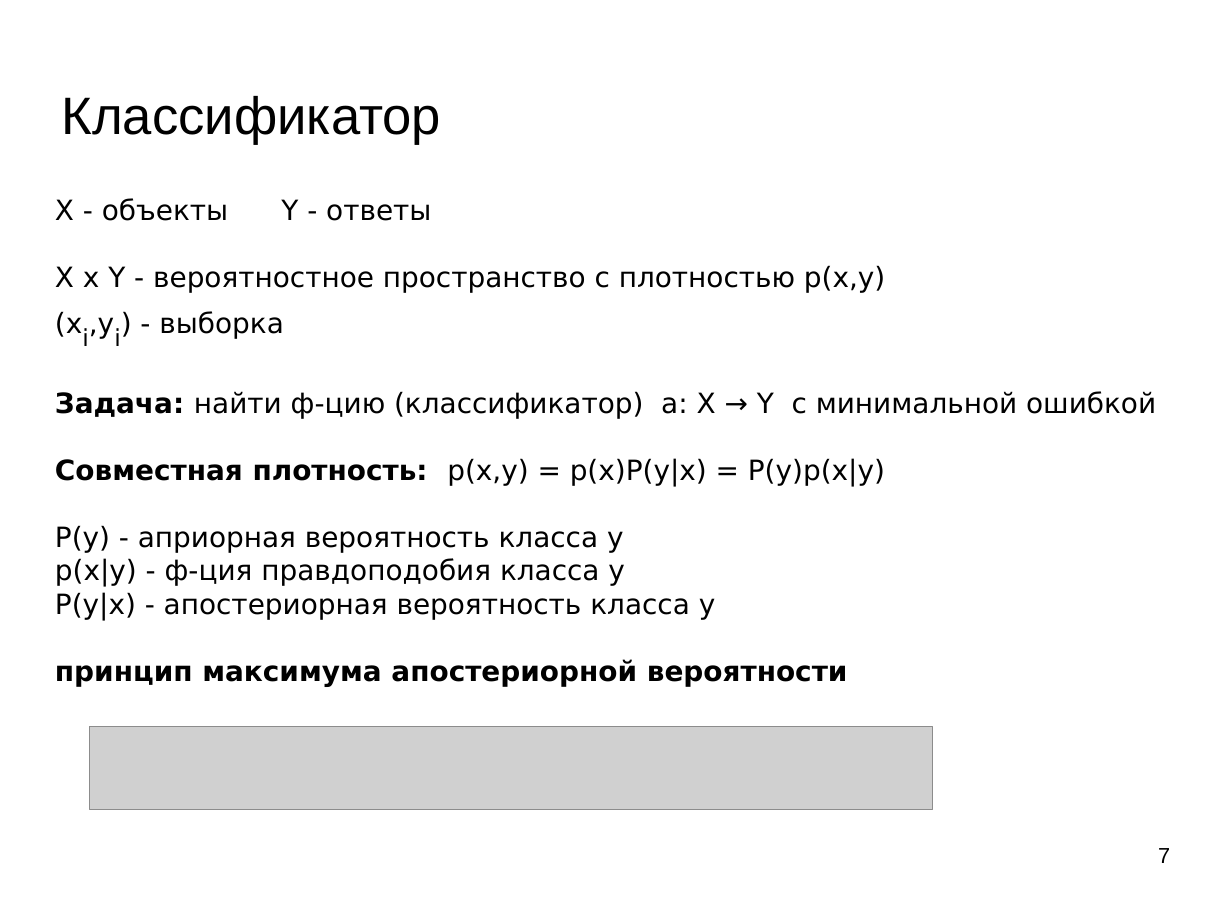
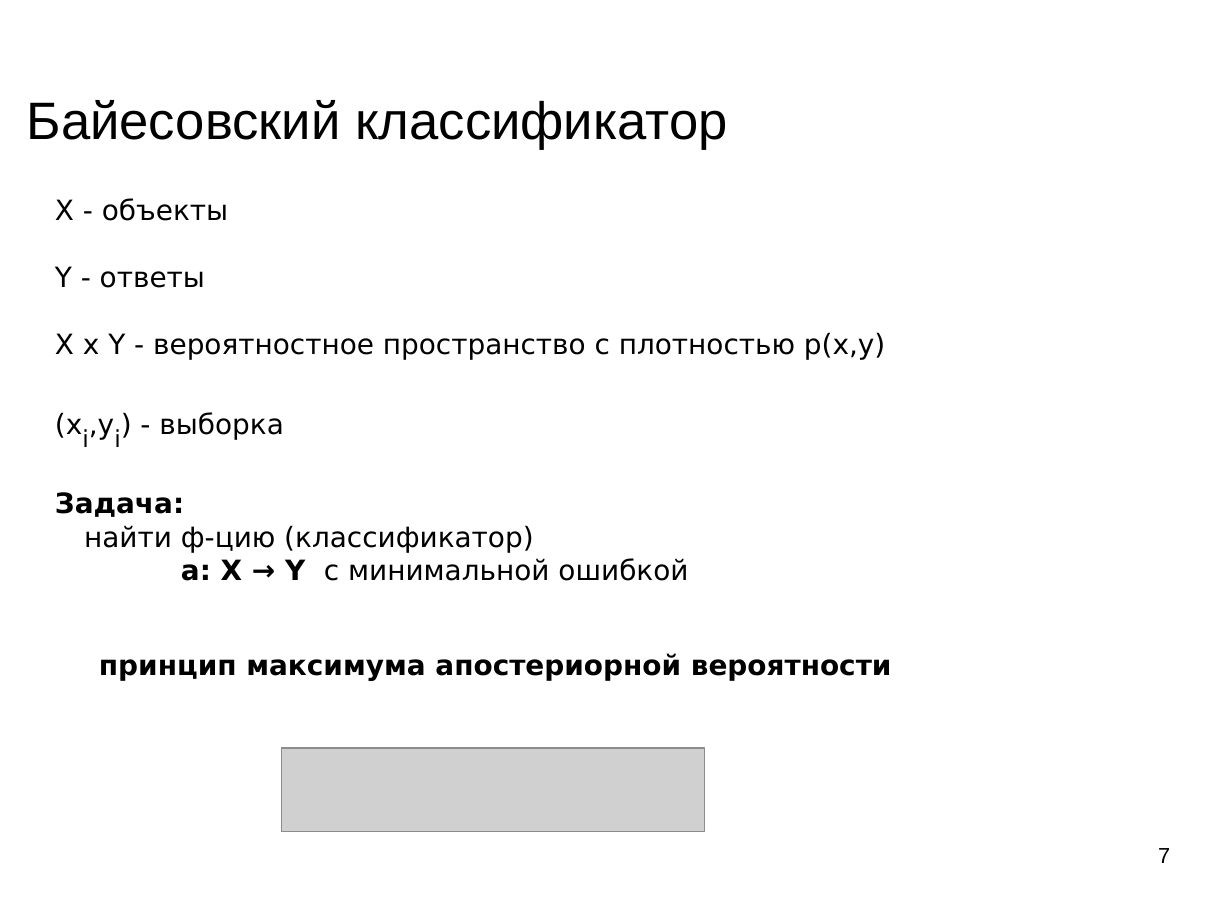
Before and after one commit to mechanoid5/ml_lectorium_legacy, a slide deck: slide 7 of 04-bayes.odp. Drawn at 1232x924 pixels with LibreOffice and Linux fonts; fonts in the diff are those of the drawing; grey boxes stand for pictures; background and template pictures are left out. Boxes give left, top, right and bottom in pixels: in the first picture for what was removed or moved away, otherwise in the second. Text is boxed around its words. In the diff, an @@ line names an element or a change of style, - is before the commit and + after.

```diff
--- a/04-bayes.odp
+++ b/04-bayes.odp
@@ title at box(26, 100, 728, 149): text changed @@
-Классификатор
+Байесовский классификатор
@@ text at box(55, 198, 228, 288): text changed @@
-X - объекты Y - ответы
+X - объекты
+Y - ответы
@@ text at box(55, 492, 688, 581): text changed @@
-Задача: найти ф-цию (классификатор) a: X → Y с минимальной ошибкой
-Совместная плотность: p(x,y) = p(x)P(y|x) = P(y)p(x|y)
-P(y) - априорная вероятность класса y
-p(x|y) - ф-ция правдоподобия класса y
-P(y|x) - апостериорная вероятность класса y
-принцип максимума апостериорной вероятности
+Задача:
+найти ф-цию (классификатор)
+a: X → Y с минимальной ошибкой
@@ text added at box(99, 653, 892, 681), 18 pt, text #000000, bold @@
+принцип максимума апостериорной вероятности
@@ picture: place and size @@
-picture at box(89, 727, 934, 809)
+picture at box(282, 748, 704, 831)
```
Also in this commit, not shown: 16 other slides changed, 8 slides added, 2 slides removed, 1 other file.
